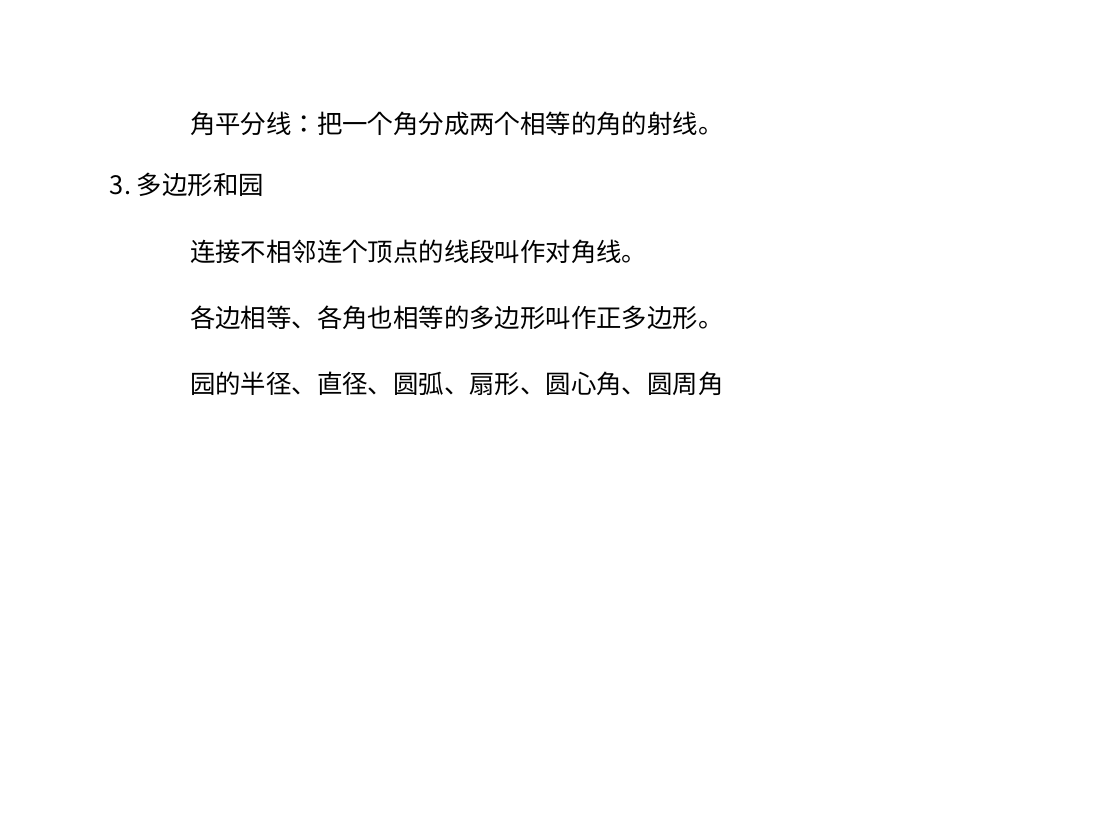
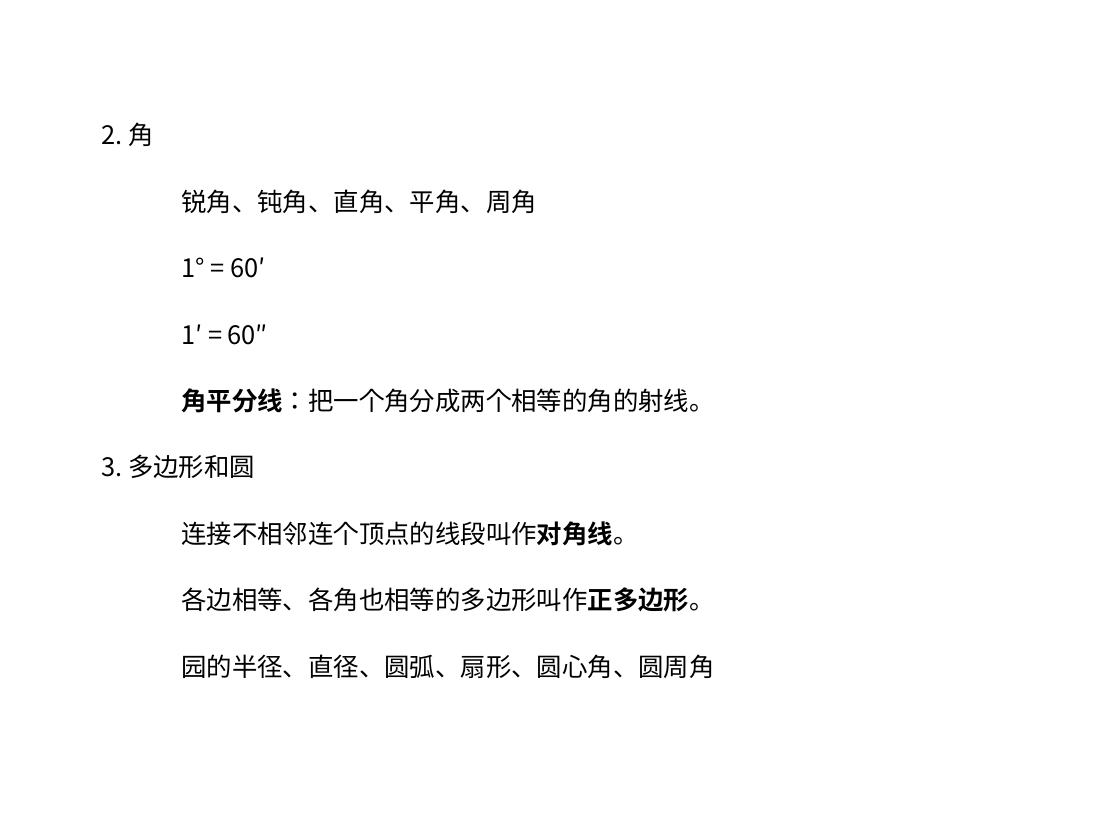
Before and after one commit to ericzhang/english-math, a slide deck: slide 2 of math/grade-7-上/7上数学北师大版-unit-4-基本平面图形.ppt. Drawn at 1120x840 pixels with LibreOffice and Linux fonts; fonts in the diff are those of the drawing. Boxes give left, top, right and bottom in pixels: in the first picture for what was removed or moved away, otherwise in the second. Text is boxed around its words. In the diff, an @@ line names an element or a change of style, - is before the commit and + after.

```diff
--- a/math/grade-7-上/7上数学北师大版-unit-4-基本平面图形.ppt
+++ b/math/grade-7-上/7上数学北师大版-unit-4-基本平面图形.ppt
@@ text "2. 角": place and size @@
-text "2. 角" at [110, 111, 723, 395]
+text "2. 角" at [101, 122, 714, 678]
@@ text at [101, 122, 537, 345]: paragraphs added @@
+2. 角
+锐角、钝角、直角、平角、周角
+1° = 60′
+1′ = 60″
@@ text at [181, 388, 714, 612]: bold on in "角平分线：把一个角分成两个相等的角的射线。", "连接不相邻连个顶点的线段叫作对角线。", "各边相等、各角也相等的多边形叫作正多边形。" @@
@@ text at [101, 454, 255, 478]: text changed @@
-3. 多边形和园
+3. 多边形和圆
```
Also in this commit, not shown: 1 other slide changed, 4 other files.
